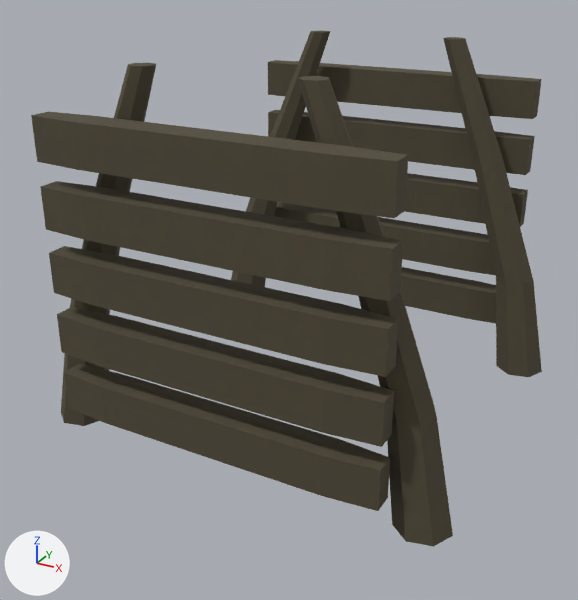
Renders of the glTF model godot/biomes/expansion/art/rootfall-root-archive-1.glb from each side of a commit.
The view is the same before and after, from a 50 mm camera at (0.805, -1.594, 1.058) aimed at (-0.024, -0.085, 0.304). The lights are fixed; the arrows at lower left show +X, +Y and +Z. The picture after the commit comes second. Vertices at exactly the same position are counted once.

The scene before the commit, as lines of its bpy script (objects in view):
```python
me_root_buttress__1__0_002 = bpy.data.meshes.new('root-buttress--1--0.002')
me_root_buttress__1__0_002.from_pydata(...)  # 272 vertices, 488 faces; spans x -0.484..0.49, y -0.482..0.482, z 0.03..0.86
me_root_buttress__1__0_002.materials.append(mat_biome4_bark)
ob_rootfall_root_archive_lod1 = bpy.data.objects.new('rootfall-root-archive_LOD1', me_root_buttress__1__0_002)
ob_rootfall_root_archive_lod1.location = (0.0, 0.0, 0.0)
```
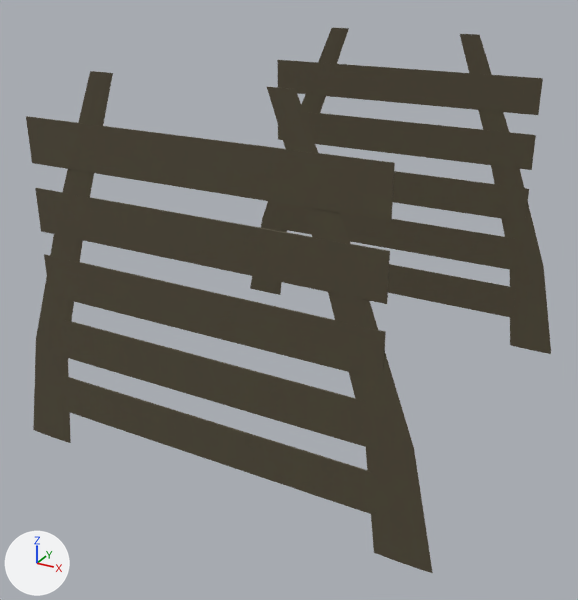
Boxes (x1, y1, x2, y2) around the edits, measured in the pictures (578 x 600 px; the box of a moved part takes in the faces that stretch with it):
'rootfall-root-archive_LOD1', reshaped: before (31, 31, 542, 547); after (26, 28, 551, 573)
part 1 of me_root_buttress__1__0_002, moved or reshaped: before (231, 31, 330, 287); after (250, 28, 349, 295)
part 2 of me_root_buttress__1__0_002, moved or reshaped: before (61, 63, 156, 426); after (33, 71, 113, 443)
part 3 of me_root_buttress__1__0_002, moved or reshaped: before (443, 37, 542, 377); after (460, 34, 551, 354)
part 4 of me_root_buttress__1__0_002, moved or reshaped: before (298, 76, 453, 547); after (267, 87, 433, 573)
part 5 of me_root_buttress__1__0_002, moved or reshaped: before (400, 267, 496, 324); after (388, 264, 517, 318)
part 6 of me_root_buttress__1__0_002, moved or reshaped: before (274, 202, 495, 275); after (279, 203, 519, 271)
part 7 of me_root_buttress__1__0_002, moved or reshaped: before (405, 173, 528, 227); after (393, 171, 529, 222)
part 8 of me_root_buttress__1__0_002, moved or reshaped: before (268, 110, 535, 175); after (278, 112, 536, 170)
part 9 of me_root_buttress__1__0_002, moved or reshaped: before (268, 60, 542, 119); after (277, 60, 543, 115)
part 10 of me_root_buttress__1__0_002, moved or reshaped: before (64, 364, 390, 511); after (61, 376, 377, 515)
part 11 of me_root_buttress__1__0_002, moved or reshaped: before (57, 307, 394, 447); after (56, 318, 378, 450)
part 12 of me_root_buttress__1__0_002, moved or reshaped: before (49, 246, 399, 377); after (44, 254, 386, 380)
part 13 of me_root_buttress__1__0_002, moved or reshaped: before (40, 181, 403, 301); after (35, 188, 390, 304)
part 14 of me_root_buttress__1__0_002, moved or reshaped: before (31, 112, 408, 218); after (26, 116, 395, 221)

Patch to the scene script:
```diff
--- a/godot/biomes/expansion/art/rootfall-root-archive-1.glb.py
+++ b/godot/biomes/expansion/art/rootfall-root-archive-1.glb.py
@@ me_root_buttress__1__0_002 @@
-me_root_buttress__1__0_002.from_pydata(...)  # 272 vertices, 488 faces; spans x -0.484..0.49, y -0.482..0.482, z 0.03..0.86
+me_root_buttress__1__0_002.from_pydata(...)  # 272 vertices, 488 faces; spans x -0.484..0.49, y -0.487..0.487, z 0.03..0.86
+# me_root_buttress__1__0_002 part 1: the loose piece of 28 vertices spanning x -0.484..-0.153, y 0.312..0.428, z 0.03..0.86 is scaled about its middle by (1, -0.0342, 1), then moved by (0.0, 0.115, 0.0)
+# me_root_buttress__1__0_002 part 2: the loose piece of 28 vertices spanning x -0.484..-0.153, y -0.428..-0.312, z 0.03..0.86 is scaled about its middle by (1, 0.0342, 1), then moved by (0.0, -0.115, 0.0)
+# me_root_buttress__1__0_002 part 3: the loose piece of 28 vertices spanning x 0.156..0.49, y 0.312..0.428, z 0.03..0.86 is scaled about its middle by (1, -0.0342, 1), then moved by (0.0, 0.115, 0.0)
+# me_root_buttress__1__0_002 part 4: the loose piece of 28 vertices spanning x 0.156..0.49, y -0.428..-0.312, z 0.03..0.86 is scaled about its middle by (1, 0.0342, 1), then moved by (0.0, -0.115, 0.0)
+# me_root_buttress__1__0_002 part 5: the loose piece of 16 vertices spanning x -0.375..0.375, y 0.417..0.482, z 0.115..0.205 is scaled about its middle by (1, -0.06, 1), then moved by (0.0, 0.035, 0.0)
+# me_root_buttress__1__0_002 part 6: the loose piece of 16 vertices spanning x -0.375..0.375, y 0.417..0.482, z 0.255..0.345 is scaled about its middle by (1, -0.06, 1), then moved by (0.0, 0.035, 0.0)
+# me_root_buttress__1__0_002 part 7: the loose piece of 16 vertices spanning x -0.375..0.375, y 0.417..0.482, z 0.395..0.485 is scaled about its middle by (1, -0.06, 1), then moved by (0.0, 0.035, 0.0)
+# me_root_buttress__1__0_002 part 8: the loose piece of 16 vertices spanning x -0.375..0.375, y 0.417..0.482, z 0.535..0.625 is scaled about its middle by (1, -0.06, 1), then moved by (0.0, 0.035, 0.0)
+# me_root_buttress__1__0_002 part 9: the loose piece of 16 vertices spanning x -0.375..0.375, y 0.417..0.482, z 0.675..0.765 is scaled about its middle by (1, -0.06, 1), then moved by (0.0, 0.035, 0.0)
+# me_root_buttress__1__0_002 part 10: the loose piece of 16 vertices spanning x -0.375..0.375, y -0.482..-0.417, z 0.115..0.205 is scaled about its middle by (1, 0.06, 1), then moved by (0.0, -0.035, 0.0)
+# me_root_buttress__1__0_002 part 11: the loose piece of 16 vertices spanning x -0.375..0.375, y -0.482..-0.417, z 0.255..0.345 is scaled about its middle by (1, 0.06, 1), then moved by (0.0, -0.035, 0.0)
+# me_root_buttress__1__0_002 part 12: the loose piece of 16 vertices spanning x -0.375..0.375, y -0.482..-0.417, z 0.395..0.485 is scaled about its middle by (1, 0.06, 1), then moved by (0.0, -0.035, 0.0)
+# me_root_buttress__1__0_002 part 13: the loose piece of 16 vertices spanning x -0.375..0.375, y -0.482..-0.417, z 0.535..0.625 is scaled about its middle by (1, 0.06, 1), then moved by (0.0, -0.035, 0.0)
+# me_root_buttress__1__0_002 part 14: the loose piece of 16 vertices spanning x -0.375..0.375, y -0.482..-0.417, z 0.675..0.765 is scaled about its middle by (1, 0.06, 1), then moved by (0.0, -0.035, 0.0)
 me_root_buttress__1__0_002.materials.append(mat_biome4_bark)
```
